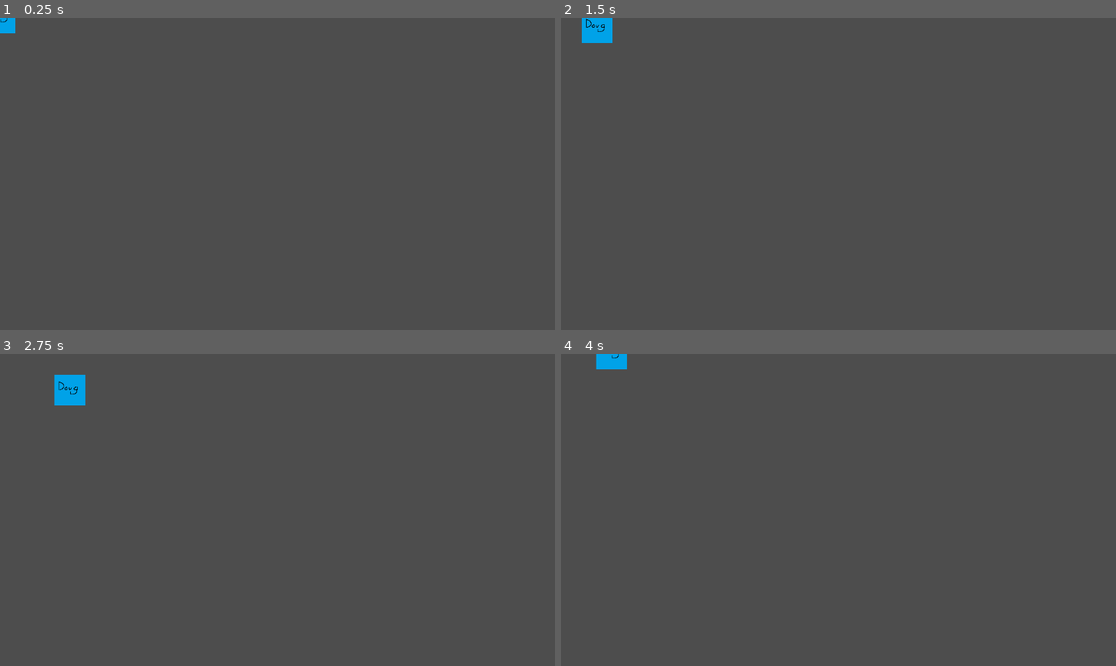
Above: before the commit, frames 1-4 (two rows, left to right).
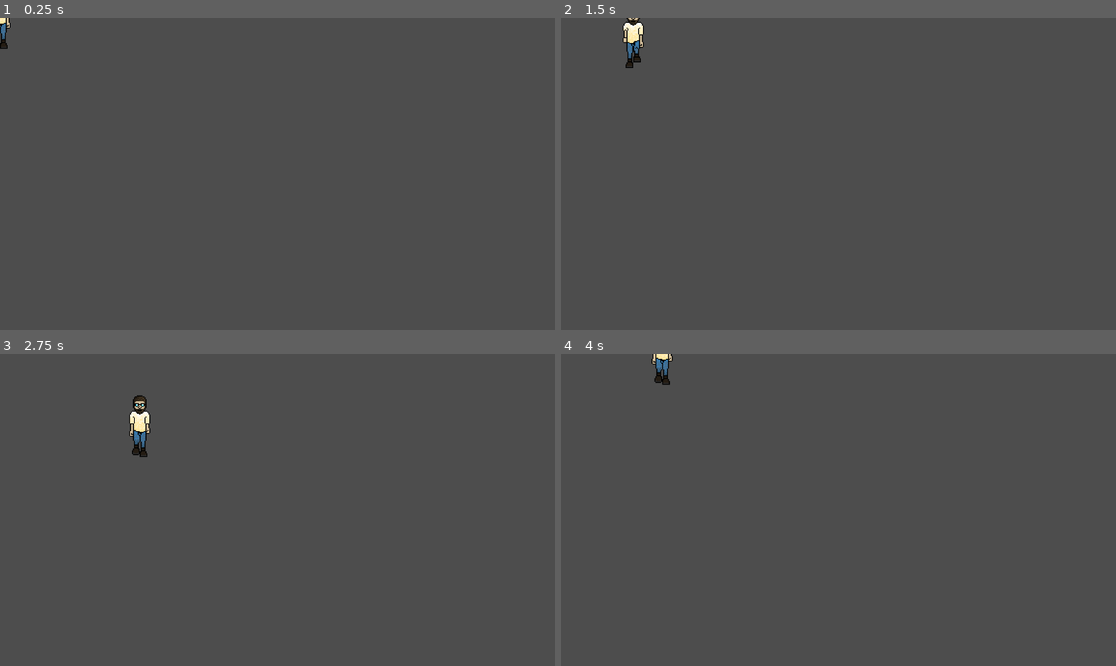
Above: after the commit, the same moments.

Repository: parkerharmon/Dougs_Quest
Game: Godot game, scene res://player/doug_character.tscn
Same seed, same stepped clock (60 frames per second), same inputs: the game is played once before the commit and once after it.
Inputs:
- Up to frame 1 (0.25 s): no input
- Up to frame 2 (1.5 s): tap Enter at 0.5 s; hold D (right) 0.53-1.28 s; hold S (down) from 1.28 s (still down)
- Up to frame 3 (2.75 s): release S (down) at 2.03 s; hold D (right) from 2.03 s (still down)
- Up to frame 4 (4 s): release D (right) at 2.78 s; hold W (up) 2.78-3.53 s; hold A (left) from 3.53 s (still down)

The runs differ from the first frame. In frame 1, 0.2% of the frame differs, in the area x 0-3%, y 0-10%; in frame 2, 0.9%; in frame 3, 1.1%, in the area x 9-28%, y 6-33%; in frame 4, 0.5%.

Commit message:
added basic doug movement

Diff:
--- a/player/doug_character.gd
+++ b/player/doug_character.gd
@@ -8,9 +8,13 @@
 	#get input direction
 	var input_direction = Vector2(
 		Input.get_action_strength("right") - Input.get_action_strength("left"),
-		Input.get_action_strength("down") - Input.get_action_strength("up")
-	)
+		Input.get_action_strength("down") - Input.get_action_strength("up"))
 	#update velocity
 	velocity = input_direction * move_speed
-
+	if velocity == Vector2.ZERO:
+		$AnimationTree.get("parameters/playback").travel("Idle")
+	else:
+		$AnimationTree.get("parameters/playback").travel("Walk")
+		$AnimationTree.set("parameters/Idle/blend_position", velocity)
+		$AnimationTree.set("parameters/Walk/blend_position", velocity)
 	move_and_slide()
--- a/player/doug_character.tscn
+++ b/player/doug_character.tscn
@@ -1,16 +1,147 @@
-[gd_scene load_steps=4 format=3 uid="uid://bn572vdr4pxq0"]
+[gd_scene load_steps=22 format=3 uid="uid://bn572vdr4pxq0"]
 
 [ext_resource type="Script" path="res://player/doug_character.gd" id="1_4druo"]
-[ext_resource type="Texture2D" uid="uid://bchlgskjyukh2" path="res://player/Douglas_Place_Holder.png" id="1_fdy7i"]
+[ext_resource type="Texture2D" uid="uid://c158t8pkn7mqx" path="res://player/Doug_Walk_Down.png" id="2_4fbhf"]
 
 [sub_resource type="RectangleShape2D" id="RectangleShape2D_gtvcq"]
-size = Vector2(64, 64)
+size = Vector2(22, 64)
+
+[sub_resource type="Animation" id="Animation_x7ghj"]
+length = 0.001
+tracks/0/type = "value"
+tracks/0/imported = false
+tracks/0/enabled = true
+tracks/0/path = NodePath("Sprite2D:frame")
+tracks/0/interp = 1
+tracks/0/loop_wrap = true
+tracks/0/keys = {
+"times": PackedFloat32Array(0),
+"transitions": PackedFloat32Array(1),
+"update": 1,
+"values": [1]
+}
+
+[sub_resource type="Animation" id="Animation_3iohr"]
+resource_name = "Walk_Down"
+length = 0.7
+loop_mode = 1
+tracks/0/type = "value"
+tracks/0/imported = false
+tracks/0/enabled = true
+tracks/0/path = NodePath("Sprite2D:frame")
+tracks/0/interp = 1
+tracks/0/loop_wrap = true
+tracks/0/keys = {
+"times": PackedFloat32Array(0, 0.1, 0.2, 0.3, 0.4, 0.5, 0.6),
+"transitions": PackedFloat32Array(1, 1, 1, 1, 1, 1, 1),
+"update": 1,
+"values": [1, 2, 3, 4, 5, 6, 7]
+}
+
+[sub_resource type="Animation" id="Animation_3qc0c"]
+resource_name = "Idle_Down"
+loop_mode = 1
+tracks/0/type = "value"
+tracks/0/imported = false
+tracks/0/enabled = true
+tracks/0/path = NodePath("Sprite2D:frame")
+tracks/0/interp = 1
+tracks/0/loop_wrap = true
+tracks/0/keys = {
+"times": PackedFloat32Array(0),
+"transitions": PackedFloat32Array(1),
+"update": 1,
+"values": [4]
+}
+
+[sub_resource type="AnimationLibrary" id="AnimationLibrary_1cilf"]
+_data = {
+"Idle_Down": SubResource("Animation_3qc0c"),
+"RESET": SubResource("Animation_x7ghj"),
+"Walk_Down": SubResource("Animation_3iohr")
+}
+
+[sub_resource type="AnimationNodeAnimation" id="AnimationNodeAnimation_hda0w"]
+animation = &"Idle_Down"
+
+[sub_resource type="AnimationNodeAnimation" id="AnimationNodeAnimation_b3f4w"]
+animation = &"Idle_Down"
+
+[sub_resource type="AnimationNodeAnimation" id="AnimationNodeAnimation_x60sv"]
+animation = &"Idle_Down"
+
+[sub_resource type="AnimationNodeAnimation" id="AnimationNodeAnimation_hijvv"]
+animation = &"Idle_Down"
+
+[sub_resource type="AnimationNodeBlendSpace2D" id="AnimationNodeBlendSpace2D_0xm7d"]
+blend_point_0/node = SubResource("AnimationNodeAnimation_hda0w")
+blend_point_0/pos = Vector2(0, 1)
+blend_point_1/node = SubResource("AnimationNodeAnimation_b3f4w")
+blend_point_1/pos = Vector2(0, -1)
+blend_point_2/node = SubResource("AnimationNodeAnimation_x60sv")
+blend_point_2/pos = Vector2(-1, 0)
+blend_point_3/node = SubResource("AnimationNodeAnimation_hijvv")
+blend_point_3/pos = Vector2(1, 0)
+blend_mode = 1
+
+[sub_resource type="AnimationNodeAnimation" id="AnimationNodeAnimation_7ovcn"]
+animation = &"Walk_Down"
+
+[sub_resource type="AnimationNodeAnimation" id="AnimationNodeAnimation_4wo5h"]
+animation = &"Walk_Down"
+
+[sub_resource type="AnimationNodeAnimation" id="AnimationNodeAnimation_sw5hr"]
+animation = &"Walk_Down"
+
+[sub_resource type="AnimationNodeAnimation" id="AnimationNodeAnimation_c45cw"]
+animation = &"Walk_Down"
+
+[sub_resource type="AnimationNodeBlendSpace2D" id="AnimationNodeBlendSpace2D_itl8v"]
+blend_point_0/node = SubResource("AnimationNodeAnimation_7ovcn")
+blend_point_0/pos = Vector2(0, -1)
+blend_point_1/node = SubResource("AnimationNodeAnimation_4wo5h")
+blend_point_1/pos = Vector2(-1, 0)
+blend_point_2/node = SubResource("AnimationNodeAnimation_sw5hr")
+blend_point_2/pos = Vector2(0, 1)
+blend_point_3/node = SubResource("AnimationNodeAnimation_c45cw")
+blend_point_3/pos = Vector2(1, 0)
+blend_mode = 1
+
+[sub_resource type="AnimationNodeStateMachineTransition" id="AnimationNodeStateMachineTransition_wdf14"]
+advance_mode = 2
+
+[sub_resource type="AnimationNodeStateMachineTransition" id="AnimationNodeStateMachineTransition_oyd38"]
+
+[sub_resource type="AnimationNodeStateMachineTransition" id="AnimationNodeStateMachineTransition_dbha7"]
+
+[sub_resource type="AnimationNodeStateMachine" id="AnimationNodeStateMachine_s28s6"]
+states/Idle/node = SubResource("AnimationNodeBlendSpace2D_0xm7d")
+states/Idle/position = Vector2(368, 100)
+states/Walk/node = SubResource("AnimationNodeBlendSpace2D_itl8v")
+states/Walk/position = Vector2(632, 100)
+transitions = ["Start", "Idle", SubResource("AnimationNodeStateMachineTransition_wdf14"), "Idle", "Walk", SubResource("AnimationNodeStateMachineTransition_oyd38"), "Walk", "Idle", SubResource("AnimationNodeStateMachineTransition_dbha7")]
 
 [node name="Doug_Character" type="CharacterBody2D"]
 script = ExtResource("1_4druo")
 
 [node name="Sprite2D" type="Sprite2D" parent="."]
-texture = ExtResource("1_fdy7i")
+texture = ExtResource("2_4fbhf")
+vframes = 8
+frame = 1
 
 [node name="CollisionShape2D" type="CollisionShape2D" parent="."]
 shape = SubResource("RectangleShape2D_gtvcq")
+
+[node name="AnimationPlayer" type="AnimationPlayer" parent="."]
+libraries = {
+"": SubResource("AnimationLibrary_1cilf")
+}
+
+[node name="AnimationTree" type="AnimationTree" parent="."]
+libraries = {
+"": SubResource("AnimationLibrary_1cilf")
+}
+tree_root = SubResource("AnimationNodeStateMachine_s28s6")
+anim_player = NodePath("../AnimationPlayer")
+parameters/Idle/blend_position = Vector2(0, 0)
+parameters/Walk/blend_position = Vector2(-0.606349, -0.037037)
--- a/project.godot
+++ b/project.godot
@@ -14,6 +14,10 @@
 run/main_scene="res://player/doug_character.tscn"
 config/features=PackedStringArray("4.2", "Mobile")
 config/icon="res://icon.svg"
+
+[display]
+
+window/stretch/scale=2.0
 
 [input]
 
@@ -40,4 +44,5 @@
 
 [rendering]
 
+textures/canvas_textures/default_texture_filter=0
 renderer/rendering_method="mobile"
Binary file added: player/Doug_Walk_Down.png
Not shown, added: player/Doug_Walk_Down.png.import
